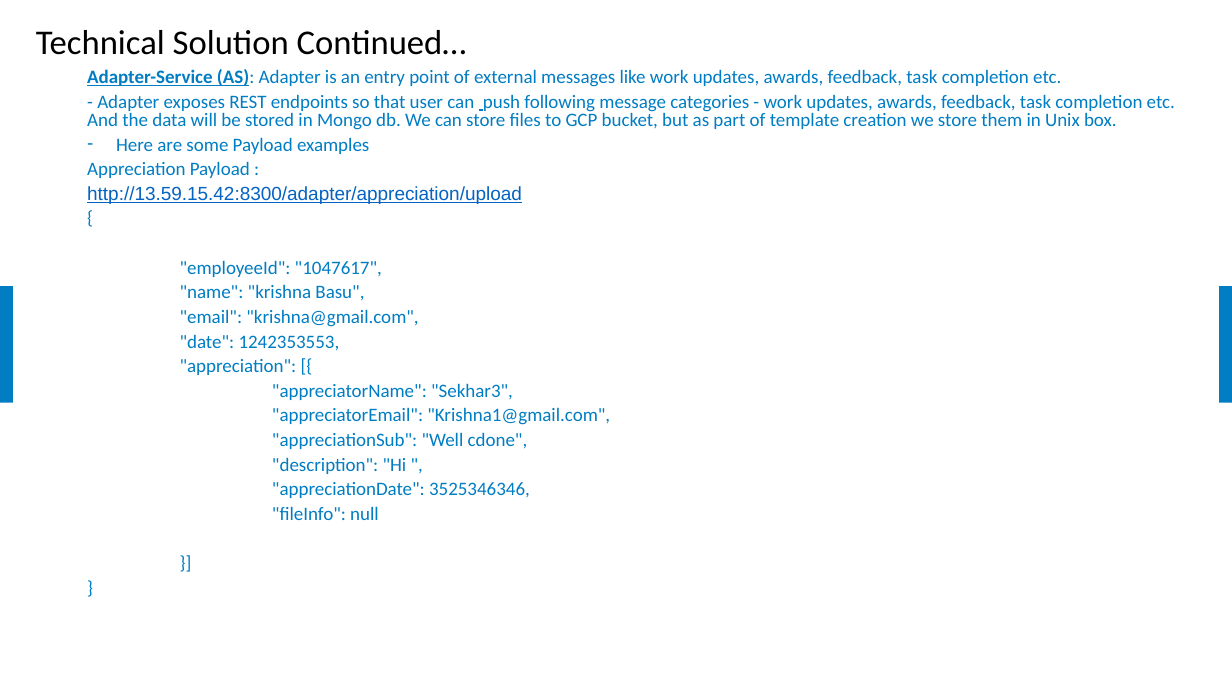
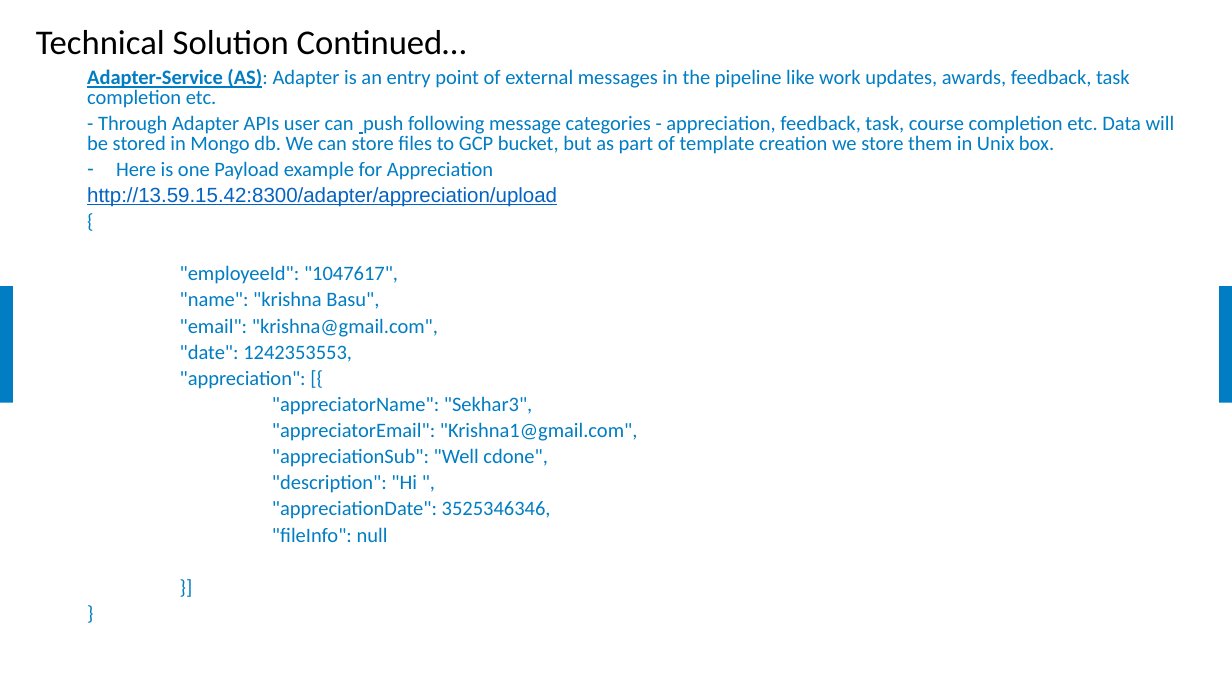
Before and after one commit to samratbasu2019/iSoreDesignArtifacts, a slide deck: slide 10 of iSolve-iCount-Hackathon_Solution.pptx. Drawn at 1232x693 pixels with LibreOffice and Linux fonts; fonts in the diff are those of the drawing; background and template pictures are left out. Boxes give left, top, right and bottom in pixels: in the first picture for what was removed or moved away, otherwise in the second. Text is boxed around its words. In the diff, an @@ line names an element or a change of style, - is before the commit and + after.

```diff
--- a/iSolve-iCount-Hackathon_Solution.pptx
+++ b/iSolve-iCount-Hackathon_Solution.pptx
@@ text at bbox=[87, 69, 1175, 180]: text changed; size 14.8 to 16 pt @@
-  Adapter-Service (AS): Adapter is an entry point of external messages like work updates, awards, feedback, task completion etc.
-  - Adapter exposes REST endpoints so that user can push following message categories - work updates, awards, feedback, task completion etc. And the data will be stored in Mongo db. We can store files to GCP bucket, but as part of template creation we store them in Unix box.
-  – Here are some Payload examples
-  Appreciation Payload :
+  Adapter-Service (AS): Adapter is an entry point of external messages in the pipeline like work updates, awards, feedback, task completion etc.
+  - Through Adapter APIs user can push following message categories - appreciation, feedback, task, course completion etc. Data will be stored in Mongo db. We can store files to GCP bucket, but as part of template creation we store them in Unix box.
+  – Here is one Payload example for Appreciation
@@ text at bbox=[87, 187, 638, 542]: size 14.8 to 16 pt in "http://13.59.15.42:8300/adapter/appreciation/upload", "{", ""employeeId": "1047617",", ""name": "krishna Basu"," and 11 more places @@
```
Also in this commit, not shown: 9 other slides changed, 1 slide added.
